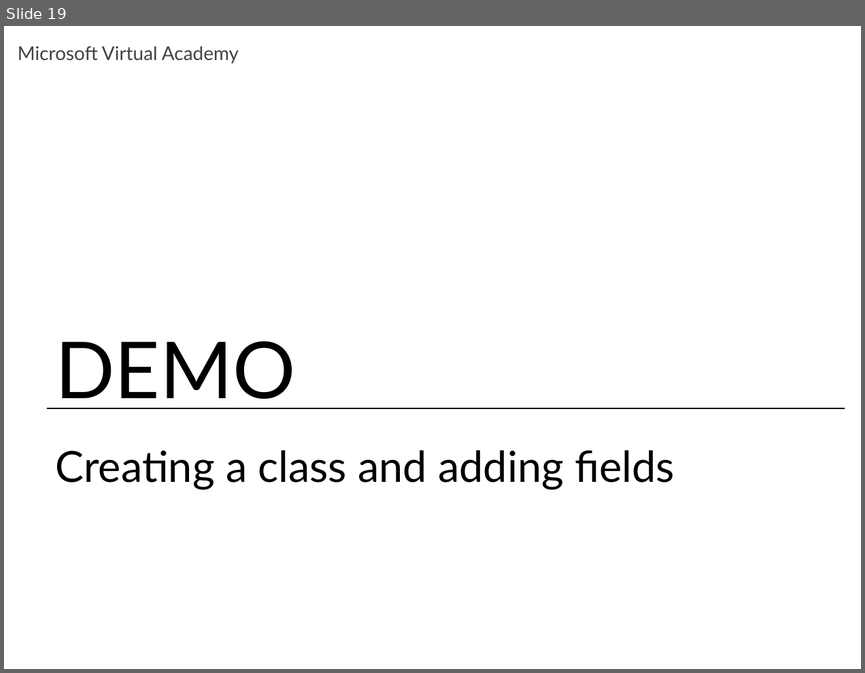
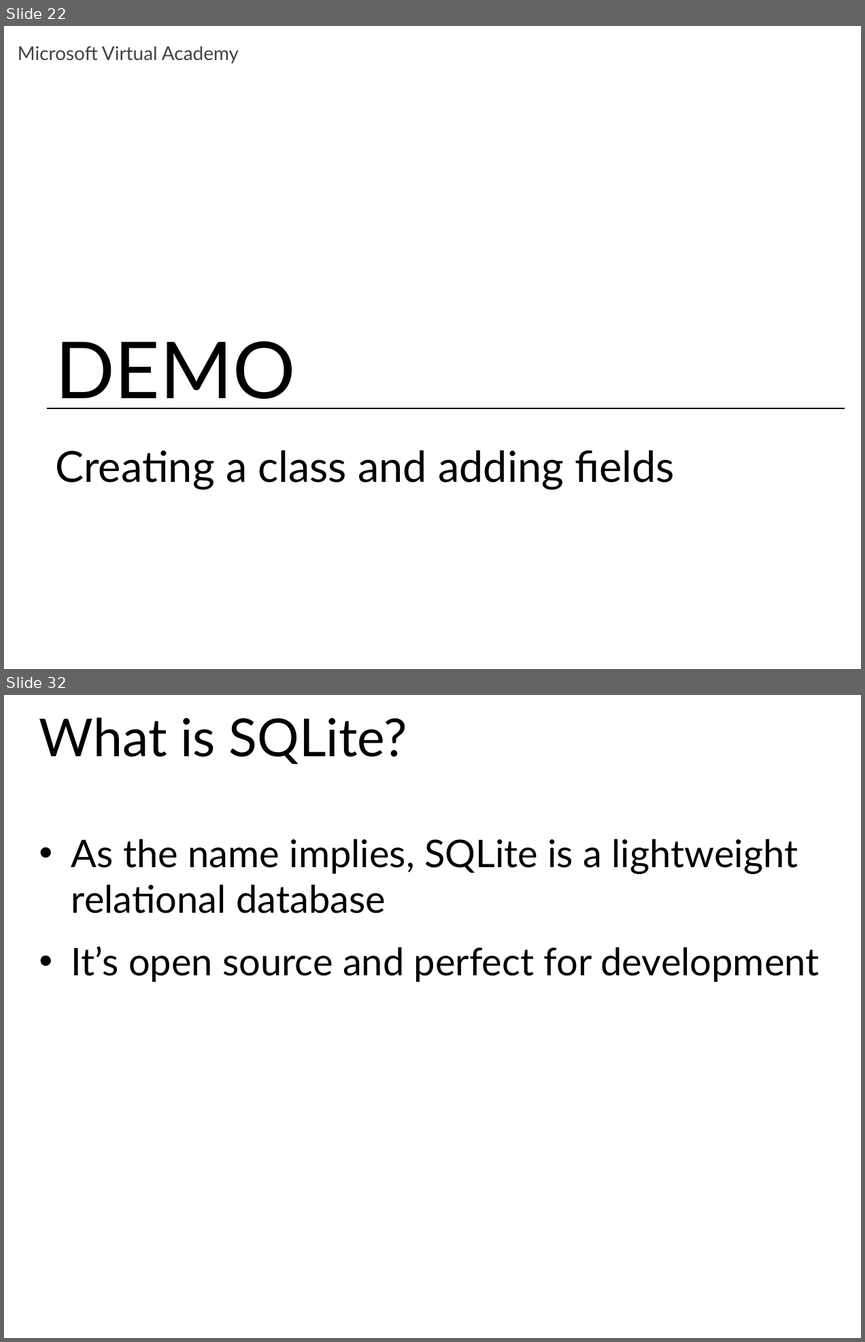
Before and after one commit to maxchv/LearnPython, a slide deck: week12/Models.pptx. Shown one above the other, each under a label of ours: slide 19 before the commit, slides 22 and 32 after it; the slides between them are not shown. The pictures are 865x673 and 865x1342 pixels, drawn with LibreOffice and Linux fonts; fonts in the diff are those of the drawing. Boxes give left, top, right and bottom in pixels: in the first picture for what was removed or moved away, otherwise in the second. Text is boxed around its words. In the diff, an @@ line names an element or a change of style, - is before the commit and + after.

```diff
--- a/week12/Models.pptx
+++ b/week12/Models.pptx
@@ slide 32 added at (x1=4, y1=695, x2=861, y2=1338), background #FFFFFF @@
@@ title added at (x1=39, y1=717, x2=407, y2=764), 44 pt, text #000000 @@
+What is SQLite?
@@ text added at (x1=71, y1=838, x2=819, y2=982), 32 pt, text #000000 @@
+• As the name implies, SQLite is a lightweight relational database
+• It’s open source and perfect for development
@@ what was slide 19 is now slide 22 @@
```
Also in this commit, not shown: 6 slides changed, 16 other slides added.
